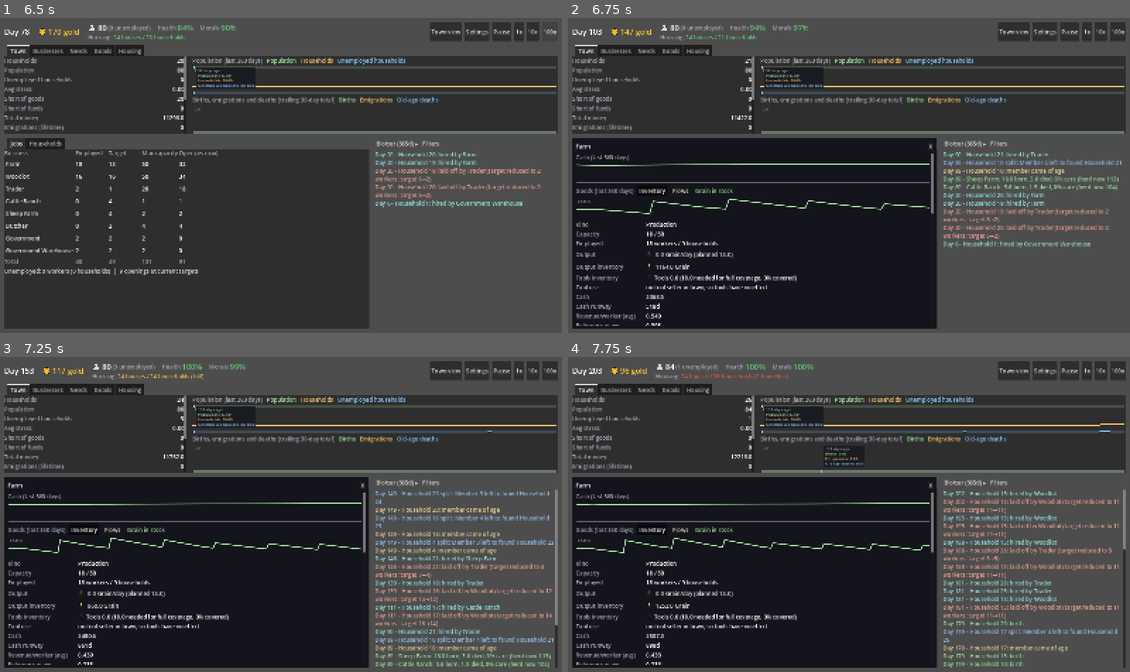
Above: before the commit, frames 1-4 (two rows, left to right).
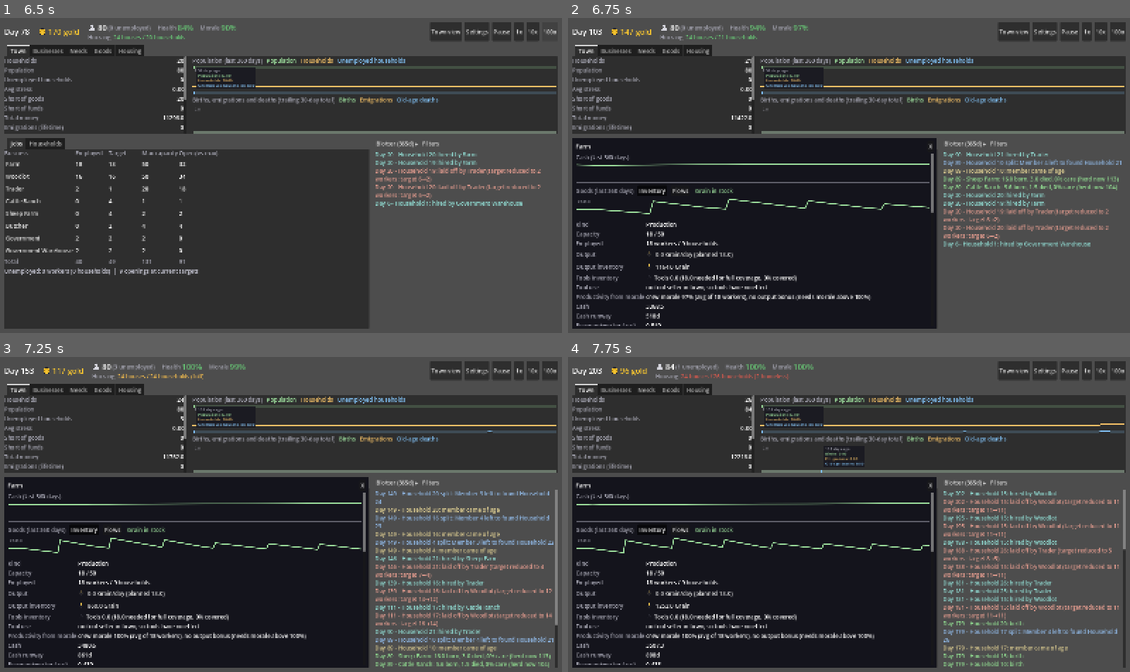
Above: after the commit, the same moments.

Repository: forsman5/sitka
Game: Godot game, scene res://scenes/sim/he_dashboard.tscn
Same seed, same stepped clock (60 frames per second), same inputs: the game is played once before the commit and once after it. This scene is started directly instead of the project's main scene.
Inputs (mouse positions are in pixels of both pictures, inside the frame that each line leads up to):
- Up to frame 1 (6.5 s): click "Town view" at 0.5 s; click "Play" at 1.25 s; click "Play" at 2 s; click "Dashboard" at 2.75 s; click "1x" at 3.5 s; tap Enter at 4.25 s; drag from (376, 81) to (337, 106) at 4.27 s; click "10x" at 5 s; click "100x" at 5.75 s
- Up to frame 2 (6.75 s): click "Farm" at 6.5 s
- Up to frame 3 (7.25 s): no input
- Up to frame 4 (7.75 s): drag from (944, 457) to (820, 577) at 7.27 s

Frame 1 is identical in both runs. In frame 2, 0.8% of the frame differs, in the area x 1-66%, y 61-98%; in frame 3, 0.8%; in frame 4, 0.8%.

Commit message:
Business page: crew morale and its output bonus; morale applies to herd care and butchery
Co-Authored-By: Claude Sonnet 5.5 <noreply@anthropic.com>

Diff:
--- a/scripts/sim/harness/run_household_economy.gd
+++ b/scripts/sim/harness/run_household_economy.gd
@@ -196,6 +196,17 @@
 	_assert(sim.get_person_summary(any_id, 9999).is_empty(), "Out-of-range member should not exist")
 	print("  stressed household seen: %s, child seen: %s" % [stressed_seen, child_seen])
 
+	# The business page reports the crew's morale and the output it earns.
+	var crew_seen := false
+	for report in sim.get_business_reports():
+		if report["kind"] != "production" or not report.has("crew_morale"):
+			continue
+		var crew: Dictionary = report["crew_morale"]
+		_assert(crew["multiplier"] >= 1.0 and crew["avg_morale"] >= 0.0 and crew["avg_morale"] <= HEHousehold.MORALE_MAX,
+			"Business %s crew morale out of range" % report["name"])
+		crew_seen = crew_seen or crew["workers"] > 0
+	_assert(crew_seen, "A staffed production business should report its crew's morale")
+
 func _check_determinism() -> void:
 	print("\n=== Determinism ===")
 	var a := _new_sim("build_three_business_economy")
--- a/scripts/sim/household_economy/he_dashboard.gd
+++ b/scripts/sim/household_economy/he_dashboard.gd
@@ -2156,6 +2156,15 @@
 		else:
 			var boost: float = tools["productivity"] / tools["floor"] - 1.0
 			rows.append(["Tool use", "using %.2f tools/day to boost productivity by %.0f%% (running at %.0f%% of full output)" % [tools["wear_per_day"], boost * 100.0, tools["productivity"] * 100.0]])
+	if report.has("crew_morale") and report["crew_morale"]["workers"] > 0:
+		var crew: Dictionary = report["crew_morale"]
+		var morale_boost: float = crew["multiplier"] - 1.0
+		var morale_text := "crew morale %.0f%% (avg of %d workers)" % [crew["avg_morale"] * 100.0, crew["workers"]]
+		if morale_boost > 0.0005:
+			morale_text += ", boosting output by %.0f%%" % (morale_boost * 100.0)
+		else:
+			morale_text += ", no output bonus (needs morale above 100%)"
+		rows.append(["Productivity from morale", morale_text])
 	rows.append_array([
 		["Treasury" if report["kind"] == "warehouse" else "Cash", "%.1f" % report["balance"]],
 		["Cash runway", runway_text],
--- a/scripts/sim/household_economy/he_simulation.gd
+++ b/scripts/sim/household_economy/he_simulation.gd
@@ -1412,6 +1412,8 @@
 				"productivity": _tool_productivity(b),
 				"floor": HEBusiness.TOOL_PRODUCTIVITY_FLOOR,
 			}
+		if include_detail and (b.kind == HEBusiness.Kind.PRODUCTION or b.kind == HEBusiness.Kind.HERD):
+			report["crew_morale"] = _business_crew_morale(b.id)
 		out.append(report)
 	return out
 
@@ -4952,7 +4954,7 @@
 ## net revenue the work really earns.
 func _run_butchery(b: HEBusiness, record: Dictionary) -> void:
 	var workers := _business_employed_worker_count(b.id)
-	var worker_days_left := float(workers) * _tool_productivity(b)
+	var worker_days_left := _business_effective_worker_count(b.id) * _tool_productivity(b)
 	var cattle_meat_per_worker_day: float = BUTCHERY_MEAT_PER_HEAD[HEBusiness.Species.CATTLE] / BUTCHERY_WORKER_DAYS_PER_HEAD[HEBusiness.Species.CATTLE]
 	var produced: Dictionary[Commodity.Type, float] = {Commodity.Type.MEAT: 0.0, Commodity.Type.LEATHER: 0.0}
 	for species in BUTCHERY_SPECIES_ORDER:
@@ -5170,6 +5172,26 @@
 		if h.employer_business_id == business_id:
 			total += float(h.worker_capacity()) * h.productivity_multiplier()
 	return total
+
+## The crew's average morale (per worker, so a big household counts for more)
+## and the output multiplier it earns, for the business detail page. `workers`
+## is 0 for an unstaffed business, in which case morale and multiplier are 1.0.
+func _business_crew_morale(business_id: int) -> Dictionary:
+	var workers := 0
+	var morale_total := 0.0
+	for household_id in households.keys():
+		var h: HEHousehold = households[household_id]
+		if h.employer_business_id != business_id:
+			continue
+		workers += h.worker_capacity()
+		morale_total += float(h.worker_capacity()) * h.morale()
+	if workers == 0:
+		return {"workers": 0, "avg_morale": 1.0, "multiplier": 1.0}
+	return {
+		"workers": workers,
+		"avg_morale": morale_total / workers,
+		"multiplier": _business_effective_worker_count(business_id) / workers,
+	}
 
 func _business_employed_household_count(business_id: int) -> int:
 	var total := 0
